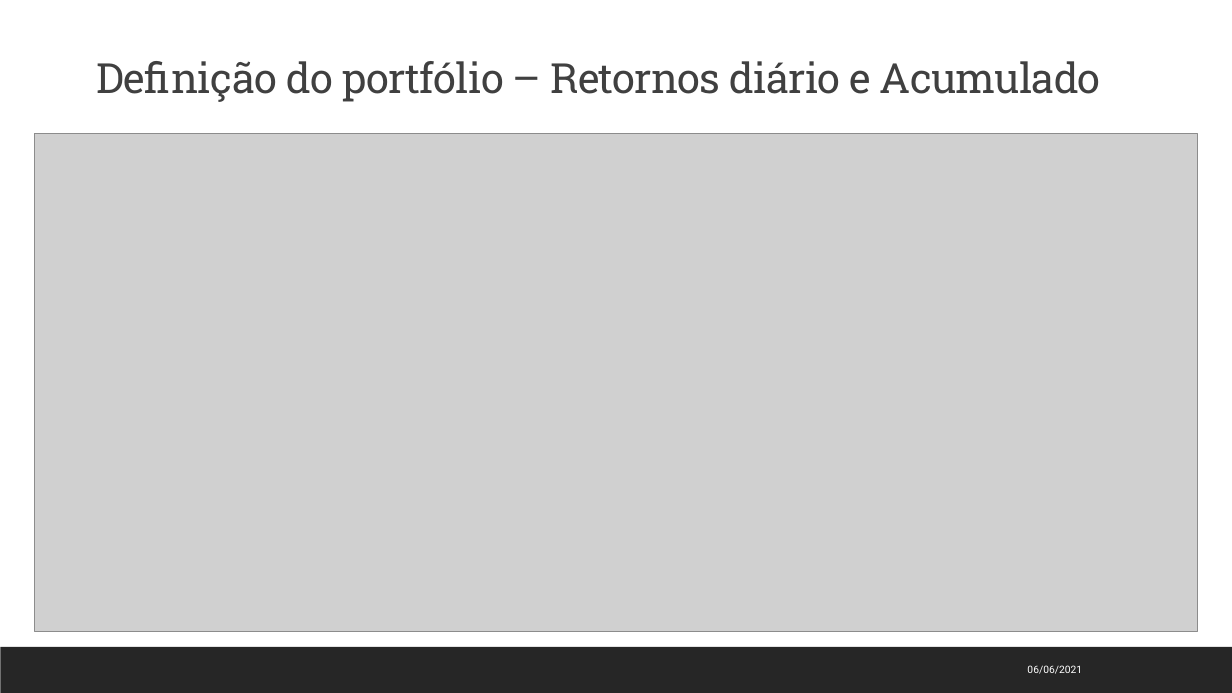
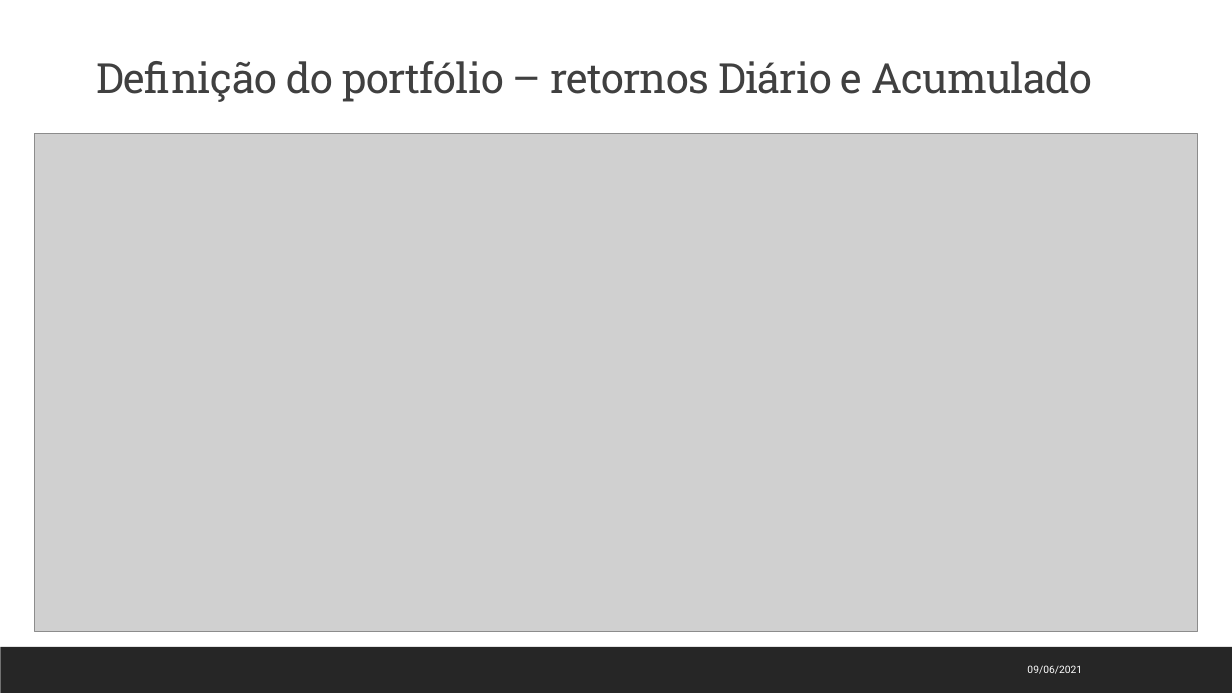
Before and after one commit to jmppsalles/Projeto_Final_AWARI, a slide deck: slide 9 of Trabalho final AWARI - João Marcos Salles - 20210610.pptx. Drawn at 1232x693 pixels with LibreOffice and Linux fonts; fonts in the diff are those of the drawing; grey boxes stand for pictures. Boxes give left, top, right and bottom in pixels: in the first picture for what was removed or moved away, otherwise in the second. Text is boxed around its words. In the diff, an @@ line names an element or a change of style, - is before the commit and + after.

```diff
--- a/Trabalho final AWARI - João Marcos Salles - 20210610.pptx
+++ b/Trabalho final AWARI - João Marcos Salles - 20210610.pptx
@@ title at (x1=97, y1=61, x2=1092, y2=102): text changed @@
-Definição do portfólio – Retornos diário e Acumulado
+Definição do portfólio – retornos Diário e Acumulado
@@ text at (x1=1027, y1=665, x2=1082, y2=674): text changed @@
-06/06/2021
+09/06/2021
```
Also in this commit, not shown: 11 other slides changed, 1 slide added.
